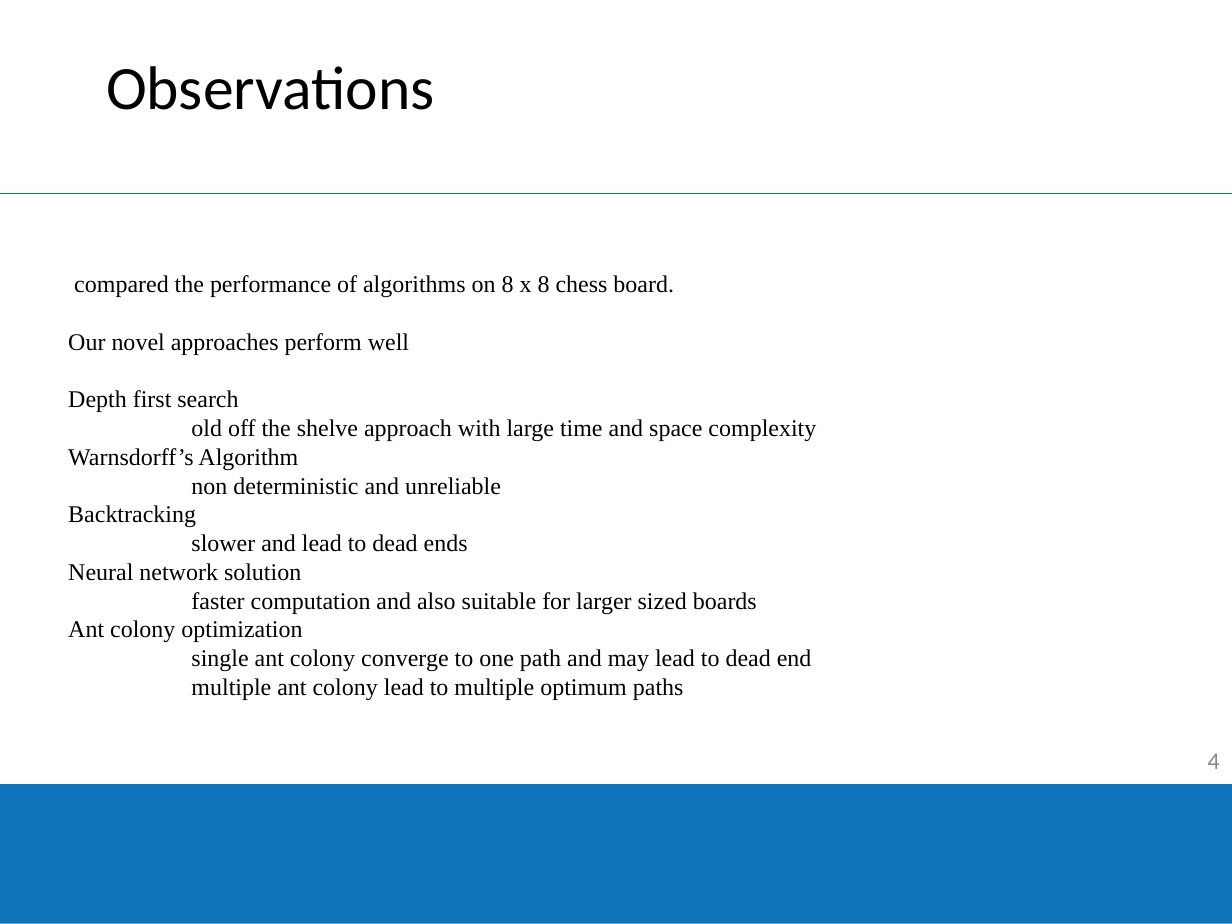
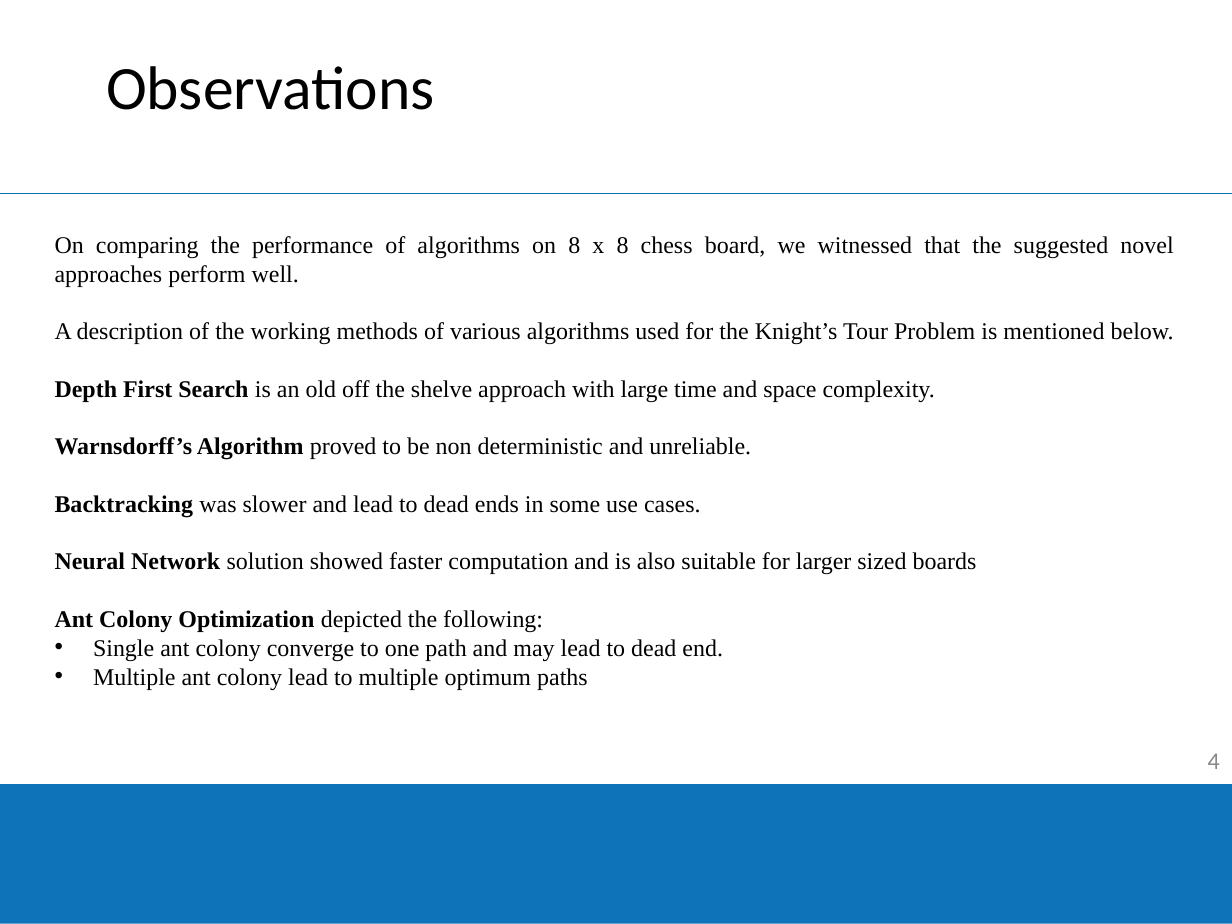
Before and after one commit to GithuJeevaSavy/Artificial-Intelligence, a slide deck: slide 4 of Artificial Intelligence Presentation.pptx. Drawn at 1232x924 pixels with LibreOffice and Linux fonts; fonts in the diff are those of the drawing; background and template pictures are left out. Boxes give left, top, right and bottom in pixels: in the first picture for what was removed or moved away, otherwise in the second. Text is boxed around its words. In the diff, an @@ line names an element or a change of style, - is before the commit and + after.

Commit message:
updated the presentation

```diff
--- a/Artificial Intelligence Presentation.pptx
+++ b/Artificial Intelligence Presentation.pptx
@@ text at (55, 236, 1174, 690): text changed @@
-compared the performance of algorithms on 8 x 8 chess board.
-Our novel approaches perform well
-Depth first search
-old off the shelve approach with large time and space complexity
-Warnsdorff’s Algorithm
-non deterministic and unreliable
-Backtracking
-slower and lead to dead ends
-Neural network solution
-faster computation and also suitable for larger sized boards
-Ant colony optimization
-single ant colony converge to one path and may lead to dead end
-multiple ant colony lead to multiple optimum paths
+On comparing the performance of algorithms on 8 x 8 chess board, we witnessed that the suggested novel approaches perform well.
+A description of the working methods of various algorithms used for the Knight’s Tour Problem is mentioned below.
+Depth First Search is an old off the shelve approach with large time and space complexity.
+Warnsdorff’s Algorithm proved to be non deterministic and unreliable.
+Backtracking was slower and lead to dead ends in some use cases.
+Neural Network solution showed faster computation and is also suitable for larger sized boards
+Ant Colony Optimization depicted the following:
+            • Single ant colony converge to one path and may lead to dead end.
+            • Multiple ant colony lead to multiple optimum paths
```
Also in this commit, not shown: 2 other slides changed.
